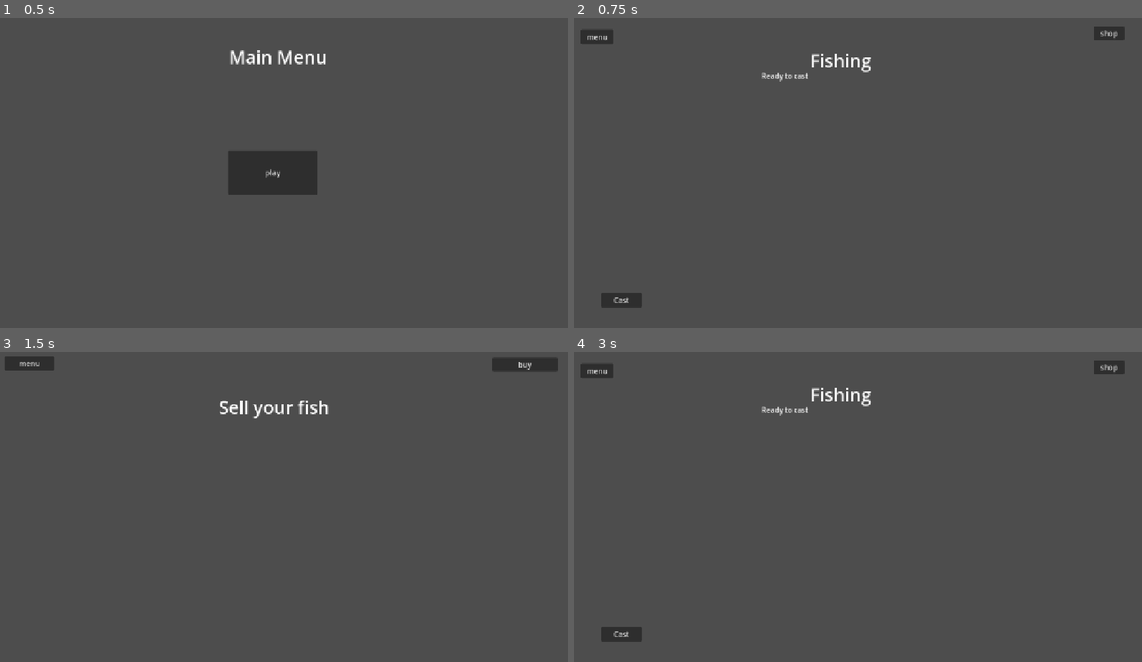
Above: before the commit, frames 1-4 (two rows, left to right).
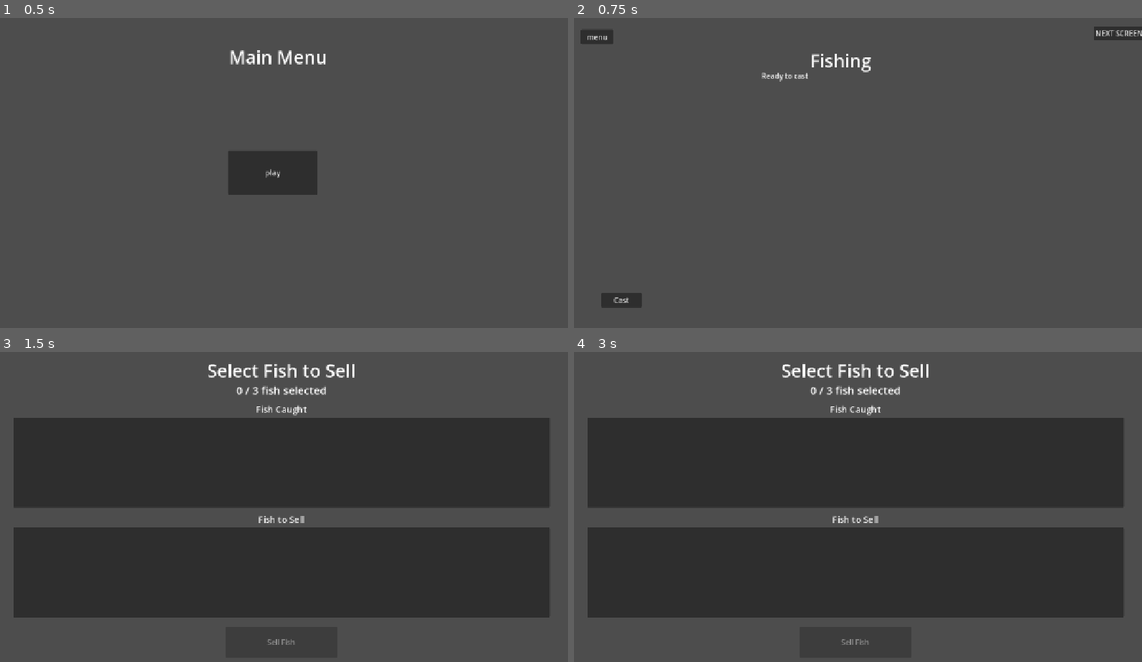
Above: after the commit, the same moments.

Repository: V-Mirea/comfy-summer-fishing-game
Game: Godot game, scene res://scenes/game.tscn
Two runs of this game, one before a commit and one after it. Both use one fixed random seed, a clock stepped at 60 frames per second and the inputs below. The engine's default icon, where the game draws it, is replaced by a stand-in: a white triangle on a blue panel in a dark square.
Inputs (mouse positions are in pixels of both pictures, inside the frame that each line leads up to):
- Up to frame 1 (0.5 s): no input
- Up to frame 2 (0.75 s): click "play" at 0.5 s
- Up to frame 3 (1.5 s): click "shop" (after the commit: "NEXT SCREEN") at 1.25 s
- Up to frame 4 (3 s): click (1096, 364) at 2 s, where only the run before the commit has a clickable "buy"; click (1000, 516) at 2.75 s, where only the run before the commit has a clickable "fish"

Frame 1 is identical in both runs. In frame 2, 0.2% of the frame differs, in the area x 91-100%, y 2-8%; in frame 3, 57%, in the area x 0-99%, y 1-95%; in frame 4, 56%.

Commit message:
made changes to have a selling manager inbetween fishing and selling

Diff:
--- /dev/null
+++ b/scenes/autoload/pause_menu.tscn
@@ -0,0 +1,86 @@
+[gd_scene format=3 uid="uid://c7wjqhddut7hi"]
+
+[ext_resource type="Script" path="res://scripts/managers/pause_menu.gd" id="1_script"]
+
+[node name="PauseMenu" type="CanvasLayer" unique_id=1736017532 node_paths=PackedStringArray("money_label", "upgrades_list", "fish_list", "resume_button")]
+process_mode = 3
+layer = 100
+visible = false
+script = ExtResource("1_script")
+money_label = NodePath("Panel/MarginContainer/VBox/MoneyLabel")
+upgrades_list = NodePath("Panel/MarginContainer/VBox/UpgradesList")
+fish_list = NodePath("Panel/MarginContainer/VBox/FishList")
+resume_button = NodePath("Panel/MarginContainer/VBox/ResumeButton")
+
+[node name="Darken" type="ColorRect" parent="." unique_id=1432399640]
+anchors_preset = 15
+anchor_right = 1.0
+anchor_bottom = 1.0
+grow_horizontal = 2
+grow_vertical = 2
+color = Color(0, 0, 0, 0.6)
+
+[node name="Panel" type="PanelContainer" parent="." unique_id=674956615]
+anchors_preset = 8
+anchor_left = 0.5
+anchor_top = 0.5
+anchor_right = 0.5
+anchor_bottom = 0.5
+offset_left = -200.0
+offset_top = -250.0
+offset_right = 200.0
+offset_bottom = 250.0
+grow_horizontal = 2
+grow_vertical = 2
+
+[node name="MarginContainer" type="MarginContainer" parent="Panel" unique_id=737232827]
+layout_mode = 2
+theme_override_constants/margin_left = 20
+theme_override_constants/margin_top = 20
+theme_override_constants/margin_right = 20
+theme_override_constants/margin_bottom = 20
+
+[node name="VBox" type="VBoxContainer" parent="Panel/MarginContainer" unique_id=158215001]
+layout_mode = 2
+theme_override_constants/separation = 12
+
+[node name="Title" type="Label" parent="Panel/MarginContainer/VBox" unique_id=1900182897]
+layout_mode = 2
+text = "PAUSED"
+horizontal_alignment = 1
+
+[node name="HSeparator" type="HSeparator" parent="Panel/MarginContainer/VBox" unique_id=1423100496]
+layout_mode = 2
+
+[node name="MoneyLabel" type="Label" parent="Panel/MarginContainer/VBox" unique_id=758842710]
+layout_mode = 2
+text = "Money: 0"
+
+[node name="HSeparator2" type="HSeparator" parent="Panel/MarginContainer/VBox" unique_id=827154382]
+layout_mode = 2
+
+[node name="UpgradesHeader" type="Label" parent="Panel/MarginContainer/VBox" unique_id=1619852164]
+layout_mode = 2
+text = "Upgrades"
+horizontal_alignment = 1
+
+[node name="UpgradesList" type="VBoxContainer" parent="Panel/MarginContainer/VBox" unique_id=657796813]
+layout_mode = 2
+
+[node name="HSeparator3" type="HSeparator" parent="Panel/MarginContainer/VBox" unique_id=1737605276]
+layout_mode = 2
+
+[node name="FishHeader" type="Label" parent="Panel/MarginContainer/VBox" unique_id=540206952]
+layout_mode = 2
+text = "Fish Inventory"
+horizontal_alignment = 1
+
+[node name="FishList" type="VBoxContainer" parent="Panel/MarginContainer/VBox" unique_id=720831022]
+layout_mode = 2
+
+[node name="HSeparator4" type="HSeparator" parent="Panel/MarginContainer/VBox" unique_id=1148851314]
+layout_mode = 2
+
+[node name="ResumeButton" type="Button" parent="Panel/MarginContainer/VBox" unique_id=2032420336]
+layout_mode = 2
+text = "Resume"
--- a/scenes/fishing_scene.tscn
+++ b/scenes/fishing_scene.tscn
@@ -37,7 +37,7 @@
 offset_top = -159.0
 offset_right = 1013.0
 offset_bottom = -128.0
-text = "shop
+text = "NEXT SCREEN
 "
 
 [node name="Title" type="Label" parent="Container" unique_id=1983296633]
--- a/scenes/game.tscn
+++ b/scenes/game.tscn
@@ -3,12 +3,14 @@
 [ext_resource type="Script" uid="uid://b8kmc2hx6jst6" path="res://scripts/managers/game_manager.gd" id="1_uwrxv"]
 [ext_resource type="PackedScene" uid="uid://cldqo1bstbem8" path="res://scenes/main_menu.tscn" id="2_yqjtg"]
 [ext_resource type="PackedScene" uid="uid://dodnshcgx0tvj" path="res://scenes/fishing_scene.tscn" id="3_lnu2h"]
-[ext_resource type="PackedScene" uid="uid://cmg53b45ikcyy" path="res://scenes/selling_scene.tscn" id="4_iywne"]
+[ext_resource type="PackedScene" path="res://scenes/select_selling_scene.tscn" id="4_select"]
+[ext_resource type="PackedScene" uid="uid://cmg53b45ikcyy" path="res://scenes/selling_scene.tscn" id="5_iywne"]
 [ext_resource type="PackedScene" uid="uid://lox5kan0hfl5" path="res://scenes/buying_scene.tscn" id="5_p57ef"]
 
 [node name="Game" type="Node" unique_id=1363482211]
 script = ExtResource("1_uwrxv")
 mainMenuScene = ExtResource("2_yqjtg")
 fishingScene = ExtResource("3_lnu2h")
-sellingScene = ExtResource("4_iywne")
+selectSellingScene = ExtResource("4_select")
+sellingScene = ExtResource("5_iywne")
 buyingScene = ExtResource("5_p57ef")
--- /dev/null
+++ b/scenes/select_selling_scene.tscn
@@ -0,0 +1,90 @@
+[gd_scene format=3 uid="uid://u2kl2fl6vlrw"]
+
+[ext_resource type="Script" uid="uid://dqp0nysdui6v3" path="res://scripts/managers/select_selling_manager.gd" id="1_script"]
+
+[sub_resource type="LabelSettings" id="LabelSettings_title"]
+font_size = 40
+
+[sub_resource type="LabelSettings" id="LabelSettings_slots"]
+font_size = 24
+
+[sub_resource type="LabelSettings" id="LabelSettings_panel"]
+font_size = 20
+
+[node name="SelectSellingScene" type="Control" unique_id=535879537 node_paths=PackedStringArray("caught_list", "selling_list", "proceed_button", "slots_label")]
+layout_mode = 3
+anchors_preset = 15
+anchor_right = 1.0
+anchor_bottom = 1.0
+grow_horizontal = 2
+grow_vertical = 2
+script = ExtResource("1_script")
+caught_list = NodePath("HSplitContainer/TopPanel/CaughtList")
+selling_list = NodePath("HSplitContainer/BottomPanel/SellingList")
+proceed_button = NodePath("ProceedButton")
+slots_label = NodePath("SlotsLabel")
+
+[node name="Title" type="Label" parent="." unique_id=258466543]
+layout_mode = 0
+offset_left = 267.0
+offset_top = 20.0
+offset_right = 1013.0
+offset_bottom = 70.0
+text = "Select Fish to Sell"
+label_settings = SubResource("LabelSettings_title")
+horizontal_alignment = 1
+vertical_alignment = 1
+
+[node name="SlotsLabel" type="Label" parent="." unique_id=1586309422]
+layout_mode = 0
+offset_left = 267.0
+offset_top = 75.0
+offset_right = 1013.0
+offset_bottom = 105.0
+text = "0 / 3 fish selected"
+label_settings = SubResource("LabelSettings_slots")
+horizontal_alignment = 1
+vertical_alignment = 1
+
+[node name="HSplitContainer" type="VSplitContainer" parent="." unique_id=1327749703]
+layout_mode = 0
+offset_left = 40.0
+offset_top = 120.0
+offset_right = 1240.0
+offset_bottom = 600.0
+
+[node name="TopPanel" type="VBoxContainer" parent="HSplitContainer" unique_id=74036727]
+layout_mode = 2
+size_flags_vertical = 3
+
+[node name="CaughtLabel" type="Label" parent="HSplitContainer/TopPanel" unique_id=1455614005]
+layout_mode = 2
+text = "Fish Caught"
+label_settings = SubResource("LabelSettings_panel")
+horizontal_alignment = 1
+
+[node name="CaughtList" type="ItemList" parent="HSplitContainer/TopPanel" unique_id=1175813109]
+layout_mode = 2
+size_flags_vertical = 3
+
+[node name="BottomPanel" type="VBoxContainer" parent="HSplitContainer" unique_id=1960955440]
+layout_mode = 2
+size_flags_vertical = 3
+
+[node name="SellingLabel" type="Label" parent="HSplitContainer/BottomPanel" unique_id=1651103053]
+layout_mode = 2
+text = "Fish to Sell"
+label_settings = SubResource("LabelSettings_panel")
+horizontal_alignment = 1
+
+[node name="SellingList" type="ItemList" parent="HSplitContainer/BottomPanel" unique_id=466547935]
+layout_mode = 2
+size_flags_vertical = 3
+
+[node name="ProceedButton" type="Button" parent="." unique_id=1159742691]
+layout_mode = 0
+offset_left = 515.0
+offset_top = 620.0
+offset_right = 765.0
+offset_bottom = 690.0
+text = "Sell Fish"
--- a/scripts/game_globals.gd
+++ b/scripts/game_globals.gd
@@ -1,3 +1,3 @@
 extends Node
 
-enum State {MAIN_MENU, FISHING, SELLING, BUYING}
+enum State {MAIN_MENU, FISHING, SELECT_SELLING, SELLING, BUYING}
--- a/scripts/managers/fishing_manager.gd
+++ b/scripts/managers/fishing_manager.gd
@@ -136,4 +136,4 @@
 	transition_requested.emit(Global.State.MAIN_MENU)
 
 func _on_button_sell_pressed():
-	transition_requested.emit(Global.State.SELLING)
+	transition_requested.emit(Global.State.SELECT_SELLING)
--- a/scripts/managers/game_manager.gd
+++ b/scripts/managers/game_manager.gd
@@ -2,6 +2,7 @@
 
 @export var mainMenuScene: PackedScene
 @export var fishingScene: PackedScene
+@export var selectSellingScene: PackedScene
 @export var sellingScene: PackedScene
 @export var buyingScene: PackedScene
 
@@ -11,7 +12,8 @@
 
 var valid_transitions = {
 	Global.State.MAIN_MENU: [Global.State.FISHING],
-	Global.State.FISHING: [Global.State.SELLING, Global.State.MAIN_MENU],
+	Global.State.FISHING: [Global.State.SELECT_SELLING, Global.State.MAIN_MENU],
+	Global.State.SELECT_SELLING: [Global.State.SELLING, Global.State.MAIN_MENU],
 	Global.State.SELLING: [Global.State.BUYING, Global.State.MAIN_MENU],
 	Global.State.BUYING: [Global.State.FISHING, Global.State.MAIN_MENU]
 }
@@ -23,6 +25,7 @@
 	state_scenes = {
 		Global.State.MAIN_MENU: mainMenuScene,
 		Global.State.FISHING: fishingScene,
+		Global.State.SELECT_SELLING: selectSellingScene,
 		Global.State.SELLING: sellingScene,
 		Global.State.BUYING: buyingScene
 	}
--- a/scripts/managers/player_manager.gd
+++ b/scripts/managers/player_manager.gd
@@ -7,8 +7,16 @@
 signal upgrade_changed(upgrade_id: String, new_level: int)
 
 const SAVE_PATH := "user://player_data.tres" #i think this is right? we'll have to figure this out but seems simple enough
+const BASE_SELL_SLOTS: int = 3
+const SLOTS_PER_LEVEL: int = 1
+const MAX_SELL_SLOTS_CAP: int = 8
 
 var data: PlayerData
+var fish_to_sell: Array = []
+
+var max_sell_slots: int:
+	get:
+		return mini(BASE_SELL_SLOTS + data.upgrades.get("shop_level", 0) * SLOTS_PER_LEVEL, MAX_SELL_SLOTS_CAP)
 
 #base funct
 
@@ -32,7 +40,7 @@
 		inventory_changed.emit()
 
 #eventually have functionality to sort this? or would we do that from a consumer perspective
-func get_all_fish() -> Array[Fish]:
+func get_all_fish() -> Array:
 	return data.fish_inventory
 
 func sell_fish(fish: Fish) -> void:
--- /dev/null
+++ b/scripts/managers/select_selling_manager.gd
@@ -0,0 +1,51 @@
+extends Control
+
+signal transition_requested(state: Global.State)
+
+@export var caught_list: ItemList
+@export var selling_list: ItemList
+@export var proceed_button: Button
+@export var slots_label: Label
+
+var caught_fish: Array = []
+var selling_fish: Array = []
+
+func _ready():
+	caught_fish = PlayerManager.get_all_fish().duplicate()
+	selling_fish = []
+	_refresh_lists()
+	caught_list.item_clicked.connect(_on_caught_item_clicked)
+	selling_list.item_clicked.connect(_on_selling_item_clicked)
+	proceed_button.pressed.connect(_on_proceed)
+
+func _on_caught_item_clicked(index: int, _at_position: Vector2, _mouse_button_index: int):
+	if selling_fish.size() >= PlayerManager.max_sell_slots:
+		return
+	var fish = caught_fish[index]
+	caught_fish.remove_at(index)
+	selling_fish.append(fish)
+	_refresh_lists()
+
+func _on_selling_item_clicked(index: int, _at_position: Vector2, _mouse_button_index: int):
+	var fish = selling_fish[index]
+	selling_fish.remove_at(index)
+	caught_fish.append(fish)
+	_refresh_lists()
+
+func _refresh_lists():
+	caught_list.clear()
+	for fish in caught_fish:
+		caught_list.add_item("%s - QUALITY: %d" % [fish.species.display_name, fish.quality])
+
+	selling_list.clear()
+	for fish in selling_fish:
+		selling_list.add_item("%s - QUALITY: %d" % [fish.species.display_name, fish.quality])
+
+	slots_label.text = "%d / %d fish selected" % [selling_fish.size(), PlayerManager.max_sell_slots]
+	proceed_button.disabled = selling_fish.is_empty()
+
+func _on_proceed():
+	PlayerManager.fish_to_sell = selling_fish.duplicate()
+	for fish in selling_fish:
+		PlayerManager.remove_fish(fish)
+	transition_requested.emit(Global.State.SELLING)
--- a/scripts/managers/selling_manager.gd
+++ b/scripts/managers/selling_manager.gd
@@ -4,7 +4,7 @@
 
 # Called when the node enters the scene tree for the first time.
 func _ready():
-	pass
+	var fish_for_sale = PlayerManager.fish_to_sell
 
 # Called every frame. 'delta' is the elapsed time since the previous frame.
 func _process(delta):
--- a/scripts/models/player_data.gd
+++ b/scripts/models/player_data.gd
@@ -2,14 +2,14 @@
 
 class_name PlayerData
 
+@export var fish_inventory: Array = []
 @export var money: int = 0
-@export var fish_inventory: Array[Fish] = []
 @export var upgrades: Dictionary = {
 	"rod": 0,
 	"reel": 0,
 	"line": 0,
 	"bait": 0,
-	"shop_size": 0,
+	"shop_level": 0,
 	"advertising": 0,
 }
 @export var day: int = 1
Not shown, added: scripts/managers/select_selling_manager.gd.uid
